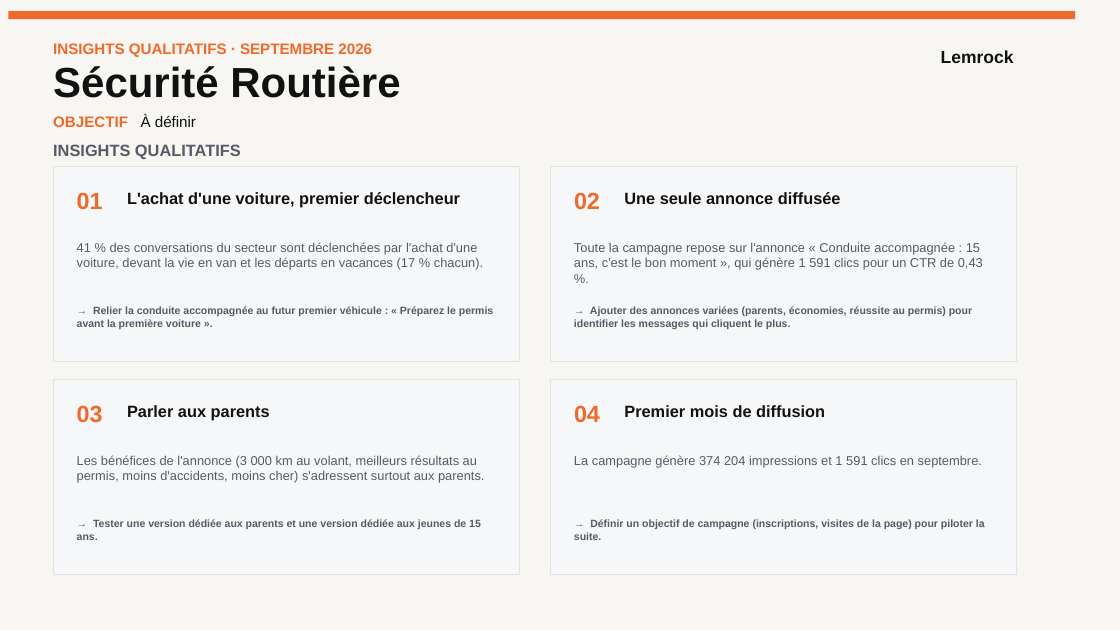
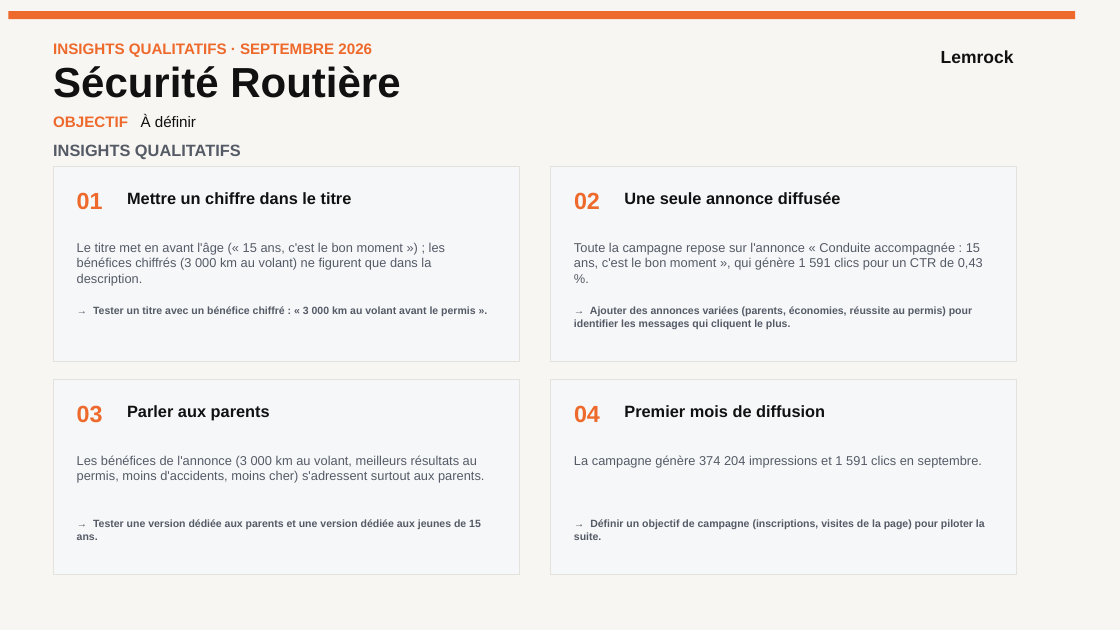
Before and after one commit to stephanemonmarson-creator/Lemrock, a slide deck: slide 20 of rapports/septembre/121026_Customer Success_Septembre 26.pptx. Drawn at 1120x630 pixels with LibreOffice and Linux fonts; fonts in the diff are those of the drawing. Boxes give left, top, right and bottom in pixels: in the first picture for what was removed or moved away, otherwise in the second. Text is boxed around its words. In the diff, an @@ line names an element or a change of style, - is before the commit and + after.

```diff
--- a/rapports/septembre/121026_Customer Success_Septembre 26.pptx
+++ b/rapports/septembre/121026_Customer Success_Septembre 26.pptx
@@ text at bbox=[127, 192, 352, 204]: text changed @@
-L'achat d'une voiture, premier déclencheur
+Mettre un chiffre dans le titre
@@ text at bbox=[77, 242, 445, 286]: text changed @@
-41 % des conversations du secteur sont déclenchées par l'achat d'une voiture, devant la vie en van et les départs en vacances (17 % chacun).
+Le titre met en avant l'âge (« 15 ans, c'est le bon moment ») ; les bénéfices chiffrés (3 000 km au volant) ne figurent que dans la description.
@@ text at bbox=[93, 306, 475, 316]: text changed @@
-→ Relier la conduite accompagnée au futur premier véhicule : « Préparez le permis avant la première voiture ».
+→ Tester un titre avec un bénéfice chiffré : « 3 000 km au volant avant le permis ».
```
Also in this commit, not shown: 1 other slide changed, 15 other files.
